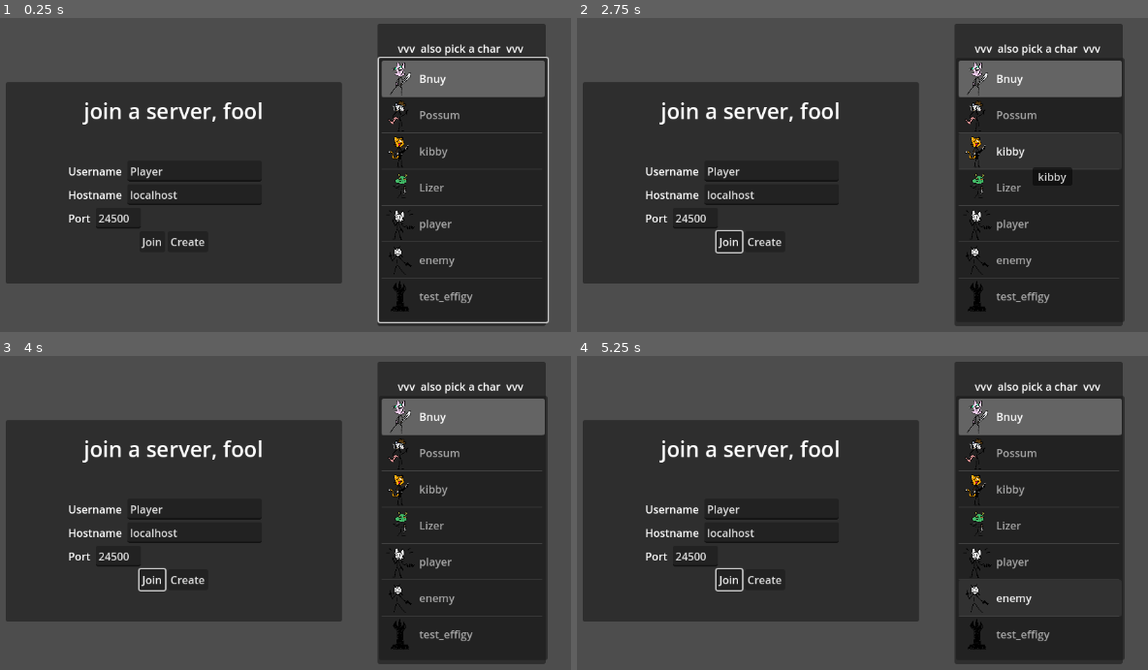
Above: before the commit, frames 1-4 (two rows, left to right).
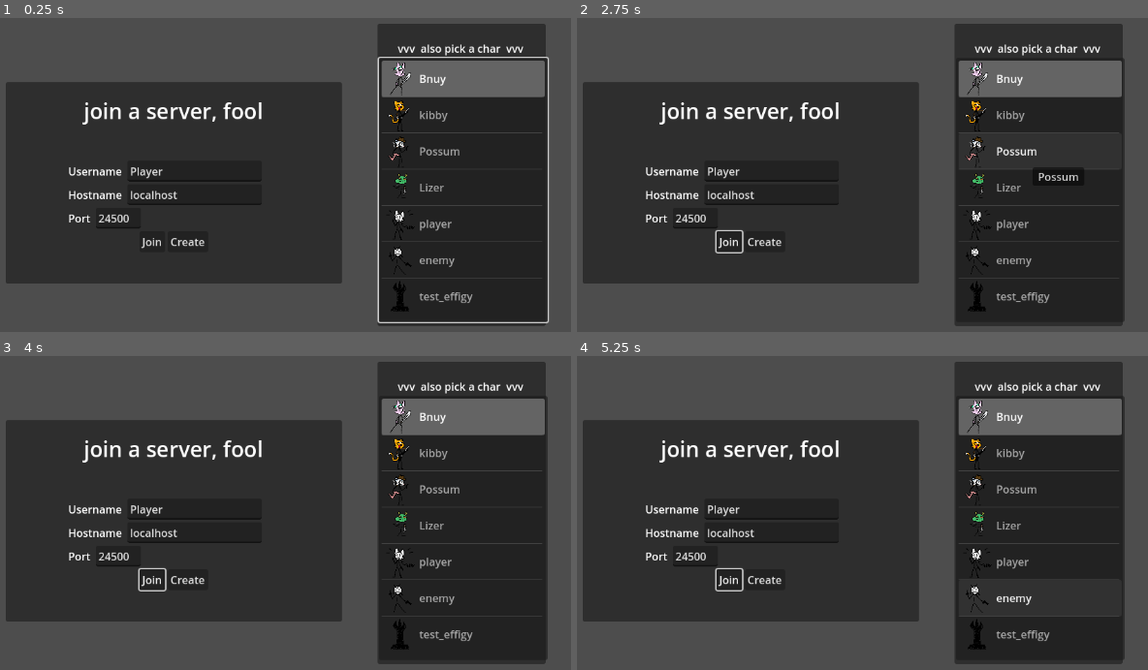
Above: after the commit, the same moments.

Repository: ndvrxd/cultism
Game: Godot game, scene res://scenes/connectScreen.tscn
The game is run twice, just before and just after one commit, with the same random seed, the same clock (stepped at 60 frames per second) and the same inputs.
Inputs (mouse positions are in pixels of both pictures, inside the frame that each line leads up to):
- Up to frame 1 (0.25 s): no input
- Up to frame 2 (2.75 s): click "Create" at 0.5 s; click "Join" at 1.25 s; move the mouse to (1028, 159) at 2.02 s; hold D (right) from 2.03 s (still down); hold K (CameraTiltDown) from 2.03 s (still down)
- Up to frame 3 (4 s): move the mouse to (125, 541) at 2.77 s; release D (right) at 2.78 s; release K (CameraTiltDown) at 2.78 s; hold S (down) 2.78-3.53 s; tap Mouse wheel down (CameraTiltDownImpulse) at 2.85 s; move the mouse to (354, 425) at 3.52 s; hold D (right) from 3.53 s (still down); hold I (CameraTiltUp) from 3.53 s (still down)
- Up to frame 4 (5.25 s): move the mouse to (816, 607) at 4.27 s; release D (right) at 4.28 s; release I (CameraTiltUp) at 4.28 s; hold W (up) 4.28-5.03 s; tap Mouse wheel up (CameraTiltUpImpulse) at 4.35 s; move the mouse to (1090, 585) at 5.02 s; hold A (left) from 5.03 s (still down); tap Down (LookDown) at 5.1 s

The runs differ from the first frame. In frame 1, 0.4% of the frame differs, in the area x 68-81%, y 26-48%; in frame 2, 0.6%, in the area x 68-89%, y 26-53%; in frame 3, 0.4%; in frame 4, 0.4%.

Commit message:
(m) oops

Diff:
--- a/cult-game-version-0.1/scenes/connectScreen.tscn
+++ b/cult-game-version-0.1/scenes/connectScreen.tscn
@@ -164,10 +164,10 @@
 fixed_icon_size = Vector2i(50, 50)
 item_0/text = "Bnuy"
 item_0/icon = ExtResource("2_rywp4")
-item_1/text = "Possum"
-item_1/icon = ExtResource("3_vst5a")
-item_2/text = "kibby"
-item_2/icon = ExtResource("4_3m4t2")
+item_1/text = "kibby"
+item_1/icon = ExtResource("4_3m4t2")
+item_2/text = "Possum"
+item_2/icon = ExtResource("3_vst5a")
 item_3/text = "Lizer"
 item_3/icon = ExtResource("7_m7alx")
 item_4/text = "player"
--- a/cult-game-version-0.1/scripts/characters/kibby.gd
+++ b/cult-game-version-0.1/scripts/characters/kibby.gd
@@ -8,7 +8,7 @@
 
 @export var maxHits = 8;
 
-var lightningMeter = 1;
+var lightningMeter = 0;
 
 var swordHitFx:PackedScene = preload("res://vfx/objects/sword_hit.tscn")
 var wololoHitFx:PackedScene = preload("res://vfx/objects/wololo_flash.tscn")
